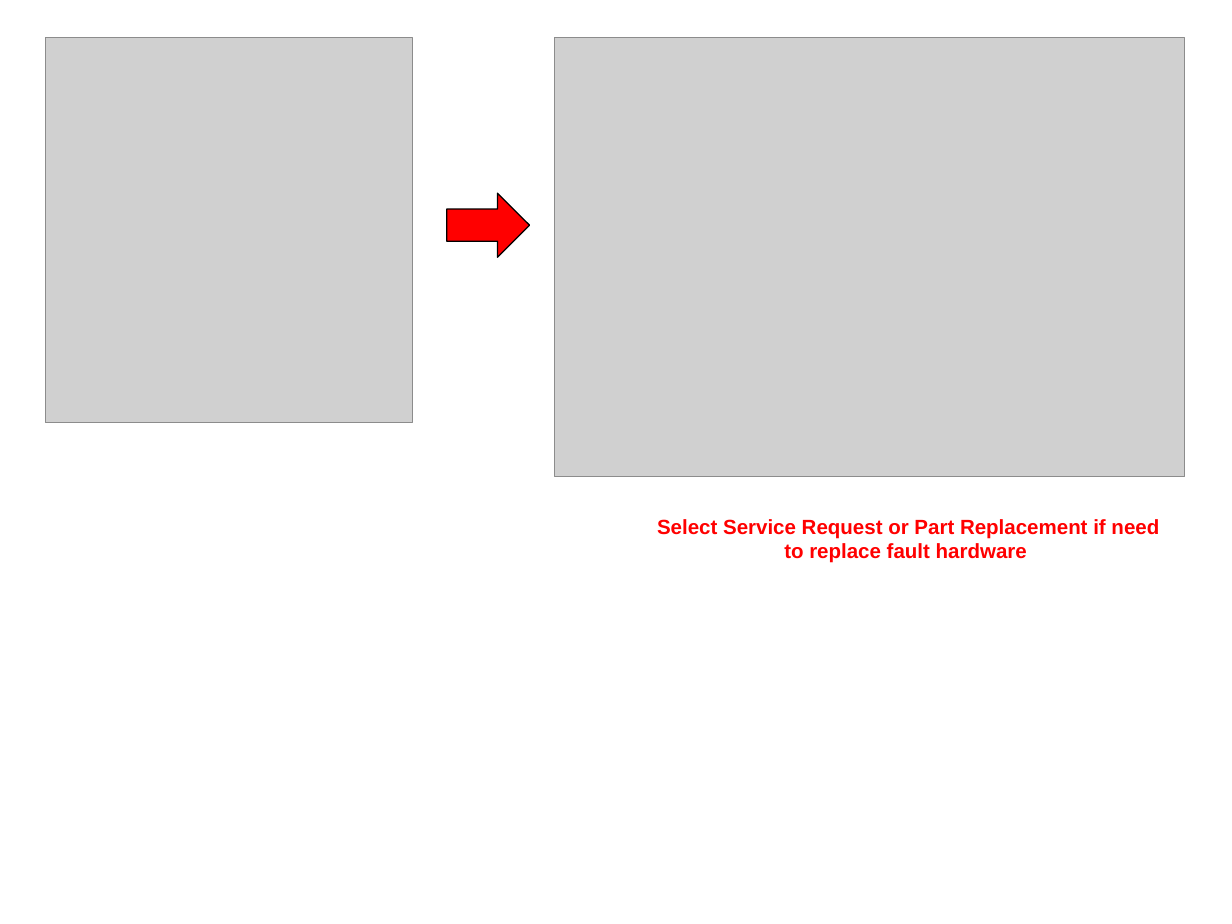
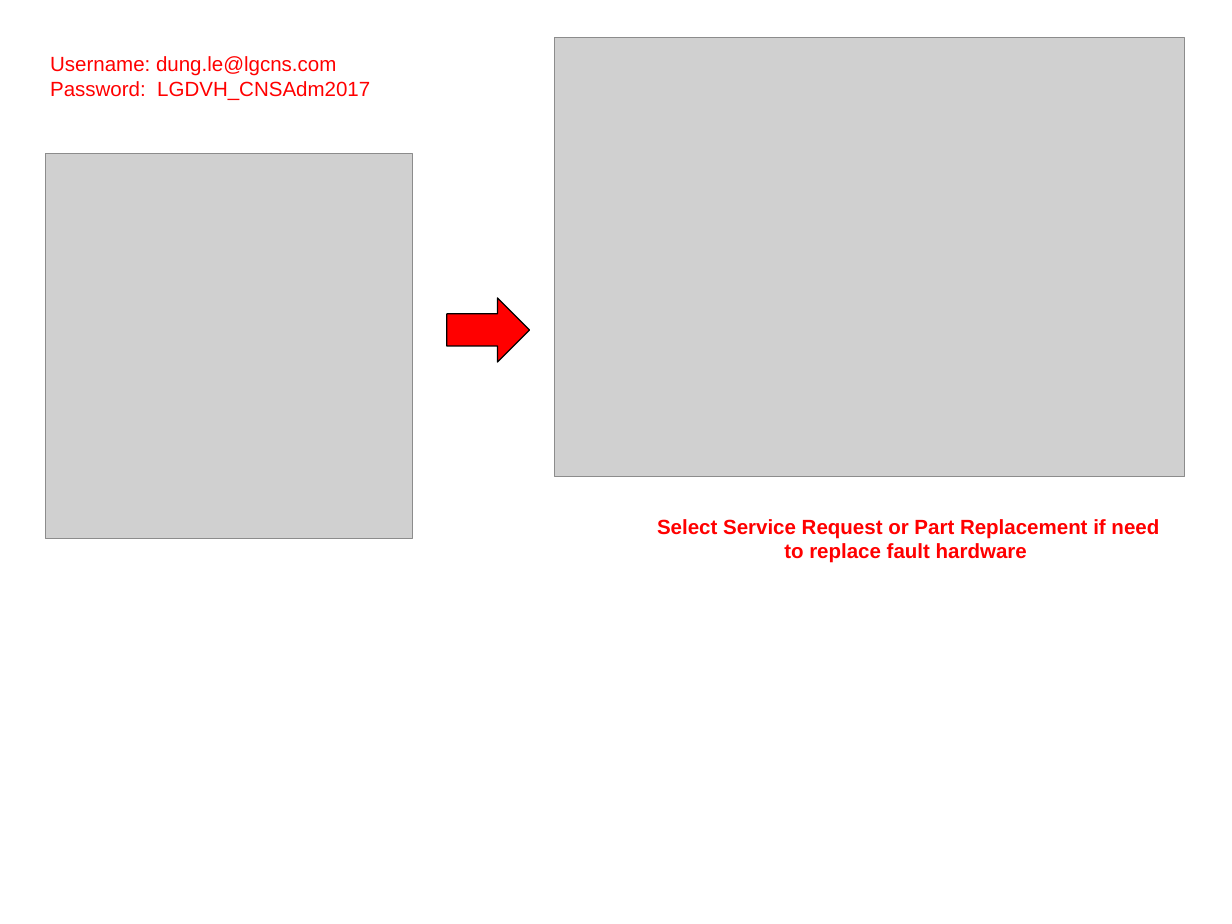
Before and after one commit to dunglv9961/lvdops, a slide deck: slide 2 of Documents/EMC Support Request.pptx. Drawn at 1232x924 pixels with LibreOffice and Linux fonts; fonts in the diff are those of the drawing; grey boxes stand for pictures. Boxes give left, top, right and bottom in pixels: in the first picture for what was removed or moved away, otherwise in the second. Text is boxed around its words. In the diff, an @@ line names an element or a change of style, - is before the commit and + after.

```diff
--- a/Documents/EMC Support Request.pptx
+++ b/Documents/EMC Support Request.pptx
@@ text added at bbox=[50, 56, 370, 100], 12 pt, text #FF0000 @@
+Username: dung.le@lgcns.com
+Password: LGDVH_CNSAdm2017
@@ picture: place and size @@
-picture at bbox=[46, 38, 413, 423]
+picture at bbox=[46, 154, 413, 538]
@@ right arrow: place and size @@
-right arrow at bbox=[447, 193, 530, 257]
+right arrow at bbox=[447, 298, 530, 362]
```
Also in this commit, not shown: 1 other file.
